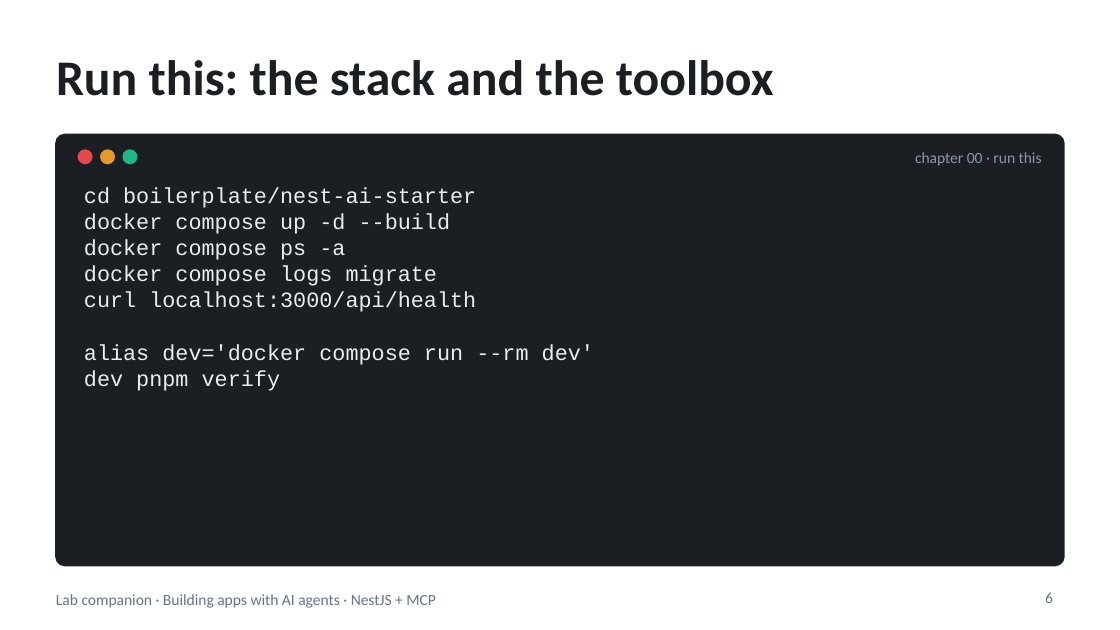
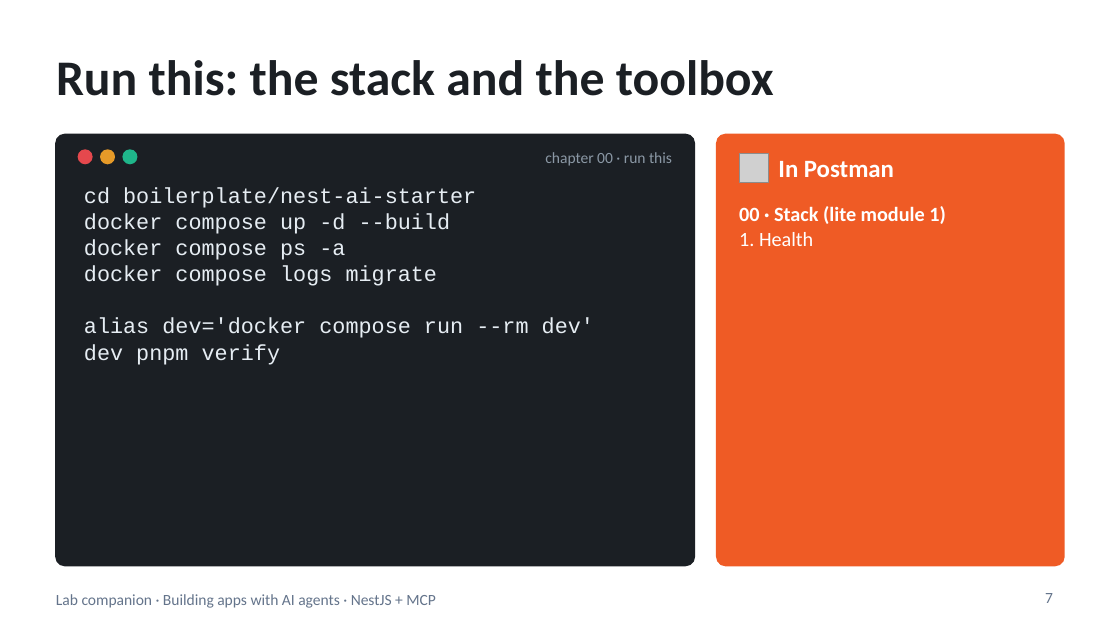
Before and after one commit to blazaga/ai-training-modules, a slide deck: slide 7 of docs/ai-agent-training/slides/lab-companion.pptx (slide 6 before the commit). Drawn at 1120x630 pixels with LibreOffice and Linux fonts; fonts in the diff are those of the drawing; grey boxes stand for pictures. Boxes give left, top, right and bottom in pixels: in the first picture for what was removed or moved away, otherwise in the second. Text is boxed around its words. In the diff, an @@ line names an element or a change of style, - is before the commit and + after.

```diff
--- a/docs/ai-agent-training/slides/lab-companion.pptx
+++ b/docs/ai-agent-training/slides/lab-companion.pptx
@@ rounded rectangle: place and size @@
-rounded rectangle at (56,134,1064,566)
+rounded rectangle at (56,134,694,566)
@@ text "chapter 00 · run this": place and size @@
-text "chapter 00 · run this" at (915,152,1042,166)
+text "chapter 00 · run this" at (545,152,672,166)
@@ rounded rectangle added at (717,134,1064,566), fill #EF5B25, outline #EF5B25 1 pt @@
@@ picture added at (739,153,768,183) @@
@@ text added at (778,161,894,177), 16 pt, text #FFFFFF, bold @@
+In Postman
@@ text added at (739,206,945,246), 13 pt, text #FFFFFF, bold @@
+00 · Stack (lite module 1)
+1. Health
@@ text at (84,292,476,312): paragraph removed @@
-curl localhost:3000/api/health
@@ page number at (1045,593,1053,603): text changed @@
-6
+7
```
Also in this commit, not shown: 7 other slides changed, 4 slides added, 3 slides removed, 10 other files.
